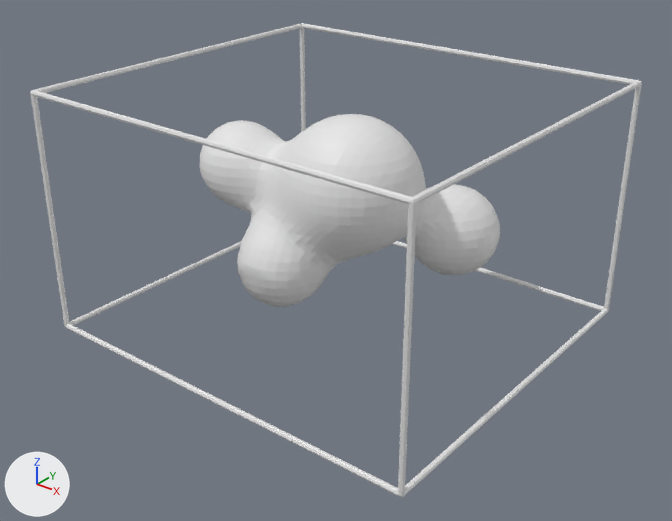
The OBJ model Assets/Models/Stomach/ventre_0005.obj: old version first, new version second.
Camera for both pictures: a 50 mm lens placed at (95.5, -120.8, 74.3), pointed at (1.8, -3.7, 1.7). Lighting does not change. The marker at lower left points along +X, +Y and +Z. Where no turn or scale is listed for an object, it has been applied to the vertices. Vertices at the same position are counted once.

In view in the first picture: 'ventre_0005'.
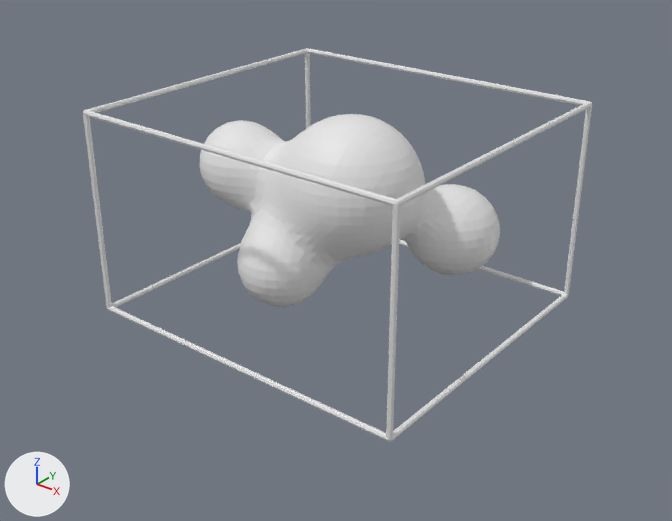
Pixel boxes [x1, y1, x2, y2] of what changed, in the pictures (672 x 521 px):
'ventre_0005', reshaped (17% narrower, 17% shorter): before [30, 23, 642, 497]; after [83, 48, 592, 442]

Edits to the bpy script that builds the scene:
```text
Change me_ventre_0005:
    where me_ventre_0005.from_pydata(...)  # 2628 vertices, 3333 faces; spans x -38.4..38.4, y -34.6..34.6, z -12.7..32.5
    used by ob_ventre_0005; location = (0.0, 0.0, 0.0)
    me_ventre_0005 part 1: the loose piece of 208 vertices spanning x -38.4..38.4, y -34.6..34.6, z -12.7..32.5 is scaled about its middle by 0.84
```
